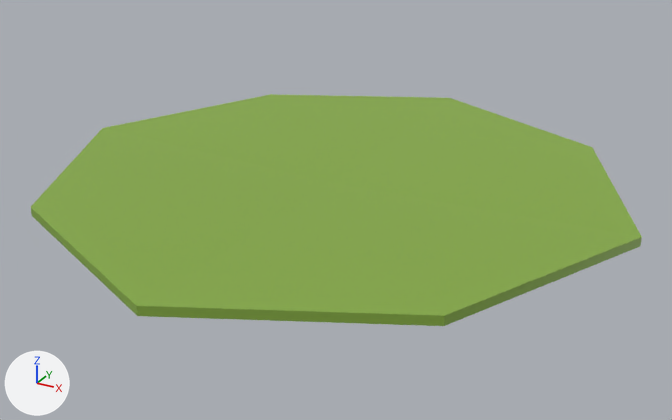
Two versions of the FBX model Assets/3D models/_New stuff/orchid.fbx, one commit apart.
Both versions are drawn from a camera (50 mm lens) standing at (0.209, -0.378, 0.181) and looking at (0.004, -0.004, -0.006). Arrows for +X, +Y and +Z are at lower left; the lights stay in place. Where no turn or scale is listed for an object, it has been applied to the vertices.

Names of what the first picture shows: 'orchid_geo'.
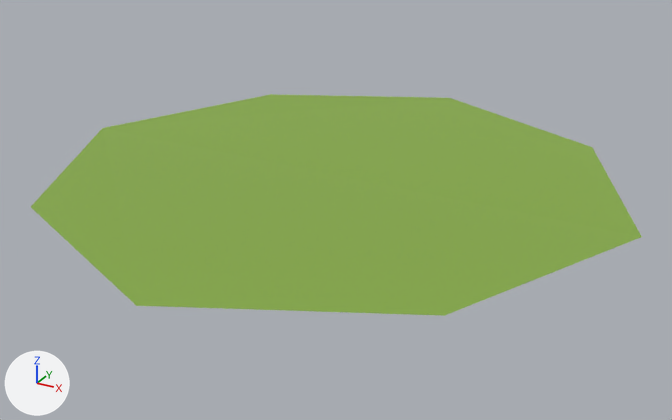
Pixel boxes [x1, y1, x2, y2] of what changed, in the pictures (672 x 420 px):
```json
{"object": "orchid_geo", "change": "reshaped", "before": [31, 94, 642, 326], "after": [31, 94, 642, 316]}
```

Scene script edits in JSON lines:
```json
{"block": "me_mesh", "where": "# used by ob_orchid_geo; location = (0.0, 0.0, 0.006)"}
{"op": "remove", "block": "me_mesh", "code": "me_mesh.from_pydata(...)  # 18 vertices, 16 faces; spans x -0.15..0.15, y -0.15..0.15, z -0.004..0.004"}
{"op": "add", "block": "me_mesh", "code": "me_mesh.from_pydata(...)  # 8 vertices, 4 faces; spans x -0.15..0.15, y -0.15..0.15, z 0.004"}
{"block": "me_mesh", "change": "me_mesh part 1"}
{"block": "me_mesh", "change": "10 vertices are removed from x -0.15..0.15, y -0.15..0.15, z -0.004..0.0"}
{"block": "me_mesh", "change": "16 faces are deleted"}
{"block": "me_mesh", "change": "4 new faces join them"}
```
